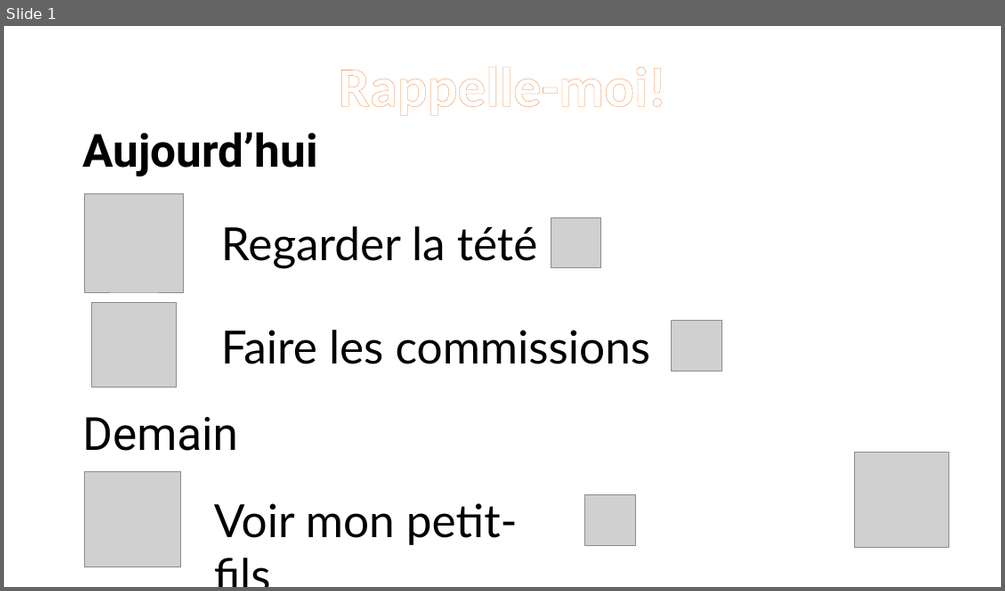
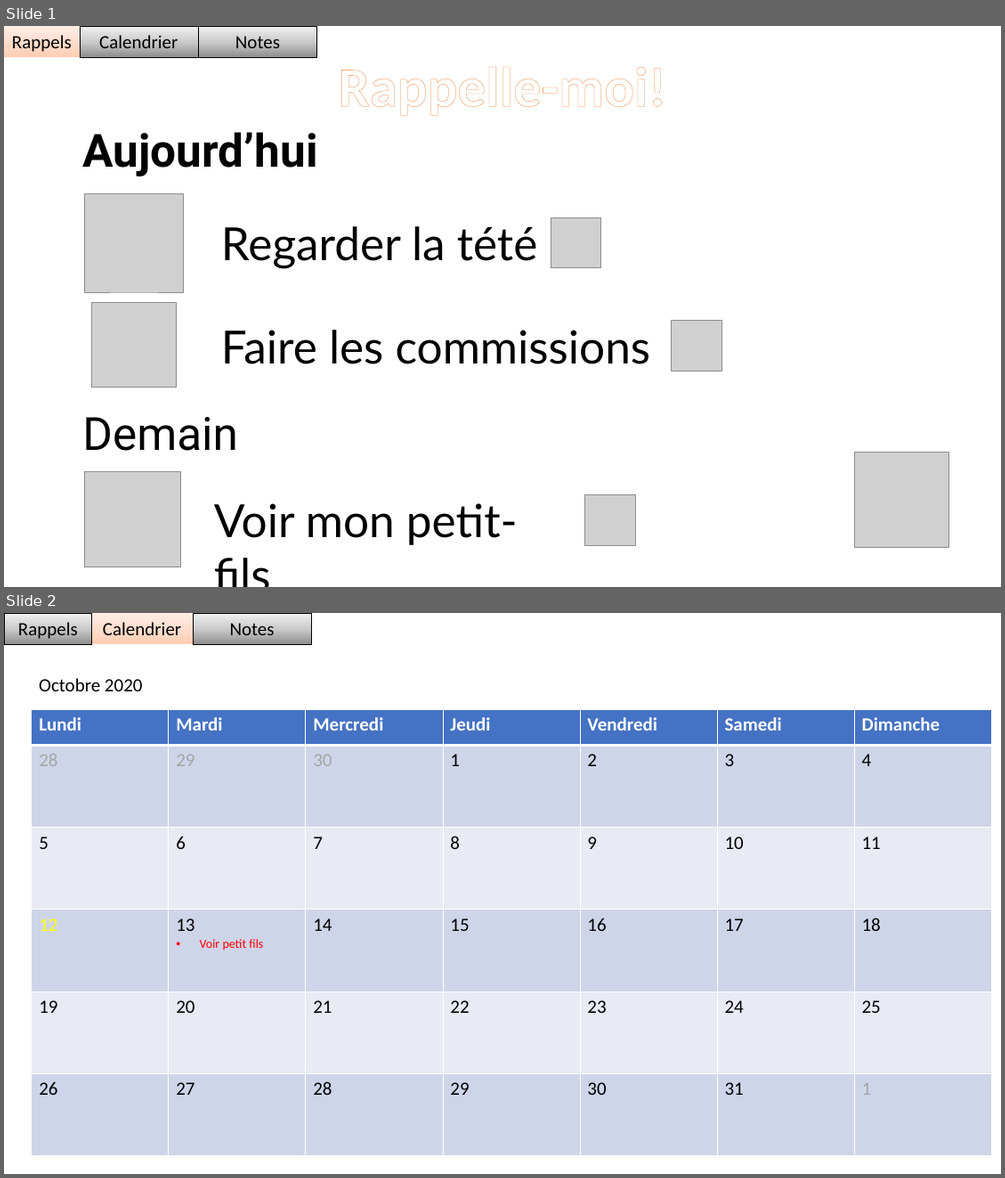
Before and after one commit to Ikewolf77/IHM_Projet, a slide deck: Design/Design.pptx. Shown one above the other, each under a label of ours: slide 1 before the commit, slides 1 and 2 after it. The pictures are 1005x591 and 1005x1178 pixels, drawn with LibreOffice and Linux fonts; fonts in the diff are those of the drawing; grey boxes stand for pictures. Boxes give left, top, right and bottom in pixels: in the first picture for what was removed or moved away, otherwise in the second. Text is boxed around its words. In the diff, an @@ line names an element or a change of style, - is before the commit and + after.

```diff
--- a/Design/Design.pptx
+++ b/Design/Design.pptx
@@ slide 2 added at bbox=[4, 613, 1001, 1174], background #FFFFFF @@
@@ rectangle added at bbox=[5, 613, 91, 644], fill gradient #909090 to #CCCCCC to #F2F2F2, outline #000000 0.25 pt, 18 pt, text #000000 @@
+Rappels
@@ rectangle added at bbox=[91, 613, 194, 644], fill gradient #FFCEB3 to #FFDFCF to #FFEFE7, 18 pt, text #000000 @@
+Calendrier
@@ rectangle added at bbox=[193, 613, 310, 644], fill gradient #909090 to #CCCCCC to #F2F2F2, outline #000000 0.25 pt, 18 pt, text #000000 @@
+Notes
@@ text added at bbox=[39, 678, 143, 691], 18 pt, text #000000 @@
+Octobre 2020
@@ table added at bbox=[32, 709, 989, 1156], 6 rows, 7 columns @@
+Lundi | Mardi | Mercredi | Jeudi | Vendredi | Samedi | Dimanche
+28 | 29 | 30 | 1 | 2 | 3 | 4
+5 | 6 | 7 | 8 | 9 | 10 | 11
+12 | 13 / Voir petit fils | 14 | 15 | 16 | 17 | 18
+19 | 20 | 21 | 22 | 23 | 24 | 25
+26 | 27 | 28 | 29 | 30 | 31 | 1
@@ slide 1 changed as well @@
@@ rectangle added at bbox=[4, 26, 80, 57], fill gradient #FFCEB3 to #FFDFCF to #FFEFE7, 18 pt, text #000000 @@
+Rappels
@@ rectangle added at bbox=[80, 26, 198, 57], fill gradient #909090 to #CCCCCC to #F2F2F2, outline #000000 0.25 pt, 18 pt, text #000000 @@
+Calendrier
@@ rectangle added at bbox=[198, 26, 316, 57], fill gradient #909090 to #CCCCCC to #F2F2F2, outline #000000 0.25 pt, 18 pt, text #000000 @@
+Notes
```
Also in this commit, not shown: 1 other slide added.
